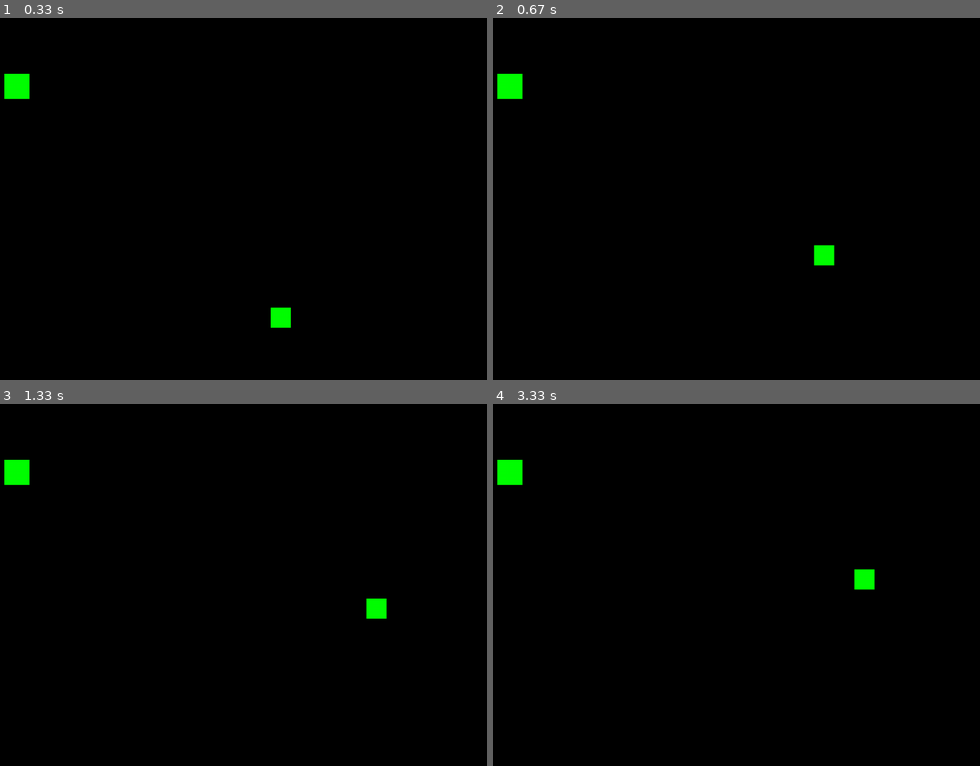
Above: before the commit, frames 1-4 (two rows, left to right).
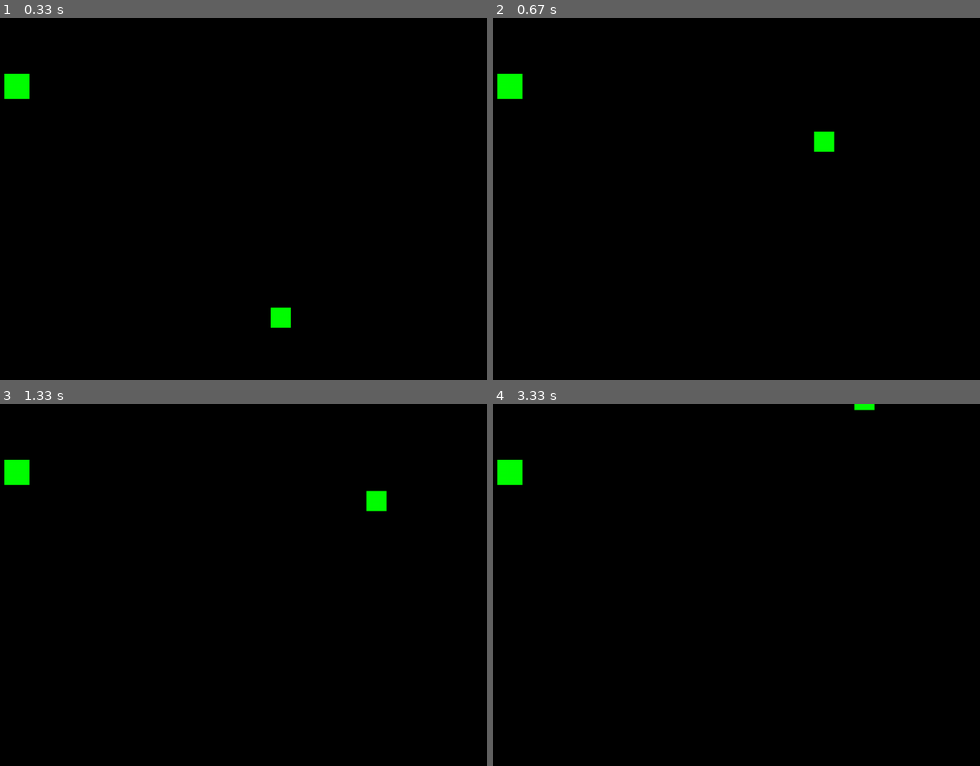
Above: after the commit, the same moments.

Repository: ChillinIguess/f-rste-pygame-prosjekt
Game: pygame game, started from Index.py
Two runs of this game, one before a commit and one after it. Both use one fixed random seed, a clock stepped at 60 frames per second and the inputs below.
Inputs:
- Up to frame 1 (0.33 s): no input
- Up to frame 2 (0.67 s): hold Space from 0.33 s (still down); hold Right from 0.33 s (still down)
- Up to frame 3 (1.33 s): release Space at 0.8 s; release Right at 0.8 s; tap Space at 0.83, 1.23 s; hold D from 1.17 s (still down)
- Up to frame 4 (3.33 s): tap Space at 1.53, 1.73, 2.07, 2.37, 2.57, 2.87, 3.13 s; release D at 1.63 s; hold Up 1.67-1.97 s; hold D 2-2.47 s; hold Left 2.5-3.03 s; hold A from 3.07 s (still down)

Frame 1 is identical in both runs. In frame 2, 0.5% of the frame differs, in the area x 65-71%, y 31-69%; in frame 3, 0.5%; in frame 4, 0.3%.

Commit message:
Attempt at making variable jump hight

Diff:
--- a/Index.py
+++ b/Index.py
@@ -5,6 +5,7 @@
 #Variables for the screen
 gameWidth = 1280
 gameHeight = 720
+
 
 #Game variables
 playerX = gameWidth/2
@@ -24,6 +25,7 @@
 fastFall = 1
 ground_y = gameHeight
 maxFallSpeed = 20
+neutralJump = 0
 #Glidning
 playerVelocityX = 0
 sliding = 0.5
@@ -131,21 +133,28 @@
 
     keys = pygame.key.get_pressed()
 
+    if on_ground == False:
+        if not keys[pygame.K_SPACE] or keys[pygame.K_UP]:
+            if playerVelocityY < neutralJump:
+                playerVelocityY = neutralJump
 
     #Jumping
     if keys[pygame.K_SPACE] or keys[pygame.K_UP]:
-        if kanHoppe:
+        if kanHoppe == False:
             playerVelocityY = jump_strength
             on_ground = False
             kanHoppe = False
 
-            if keys[pygame.K_s] or keys[pygame.K_DOWN]:
+
+
+
+            '''if keys[pygame.K_s] or keys[pygame.K_DOWN]:
                 playerVelocityY = jump_strength + gravityplus
             if keys[pygame.K_w] or keys[pygame.K_UP]:
-                playerVelocityY = jump_strength - gravityplus
+                playerVelocityY = jump_strength - gravityplus'''
 
           #Faster fall downwards
-    if playerVelocityY > 2 and playerVelocityY <maxFallSpeed:
+    if playerVelocityY > 2 and playerVelocityY < maxFallSpeed:
                 playerVelocityY += fastFall
 
     #Makes sure that there is a max fall speed
@@ -164,11 +173,13 @@
        turnedRight = False
 
        '''if player.x >= -5:
-            PLAYER_VELOCITY_X -= PLAYER_DISTANCE
-            player.x -=PLAYER_VELOCITY_X'''
-       '''if keys [pygame.K_LEFT] or keys[pygame.K_a] == False:
-            if player.x >= 0:
-                player.x -= PLAYER_DISTANCE - sliding'''
+            playerVelocityX-= playerDistance
+            player.x -= playerVelocityX
+       if keys [pygame.K_LEFT] or keys[pygame.K_a] == False:
+            if player.x > 0 and player.x < playerDistance:
+                player.x -= playerDistance - sliding'''
+
+
 
         #Right movement
 
